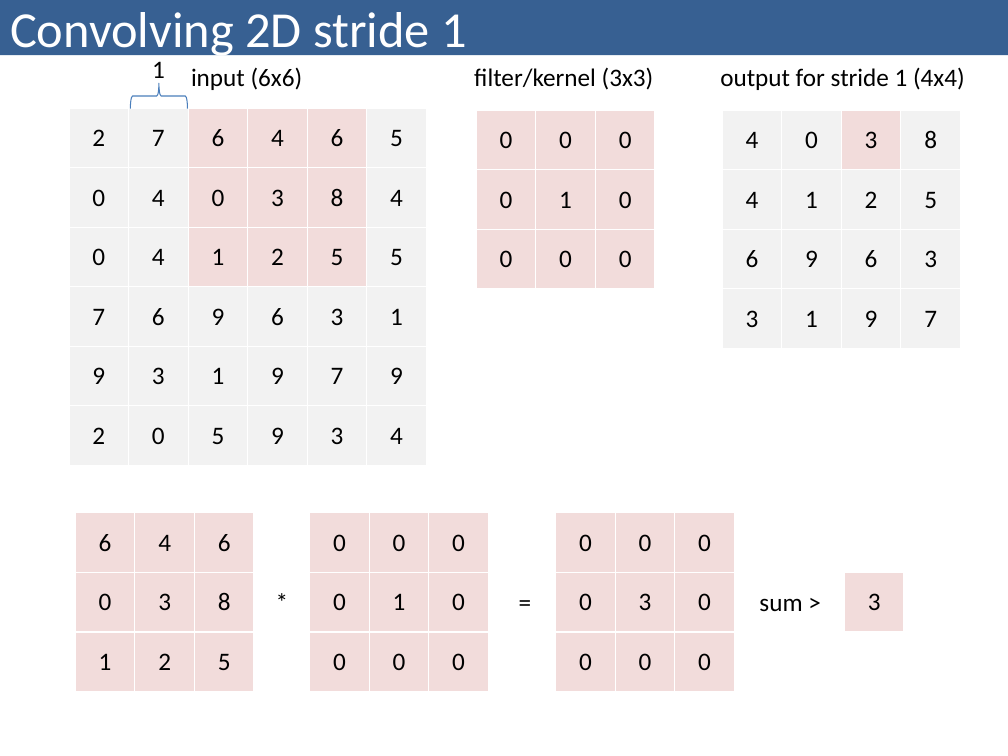
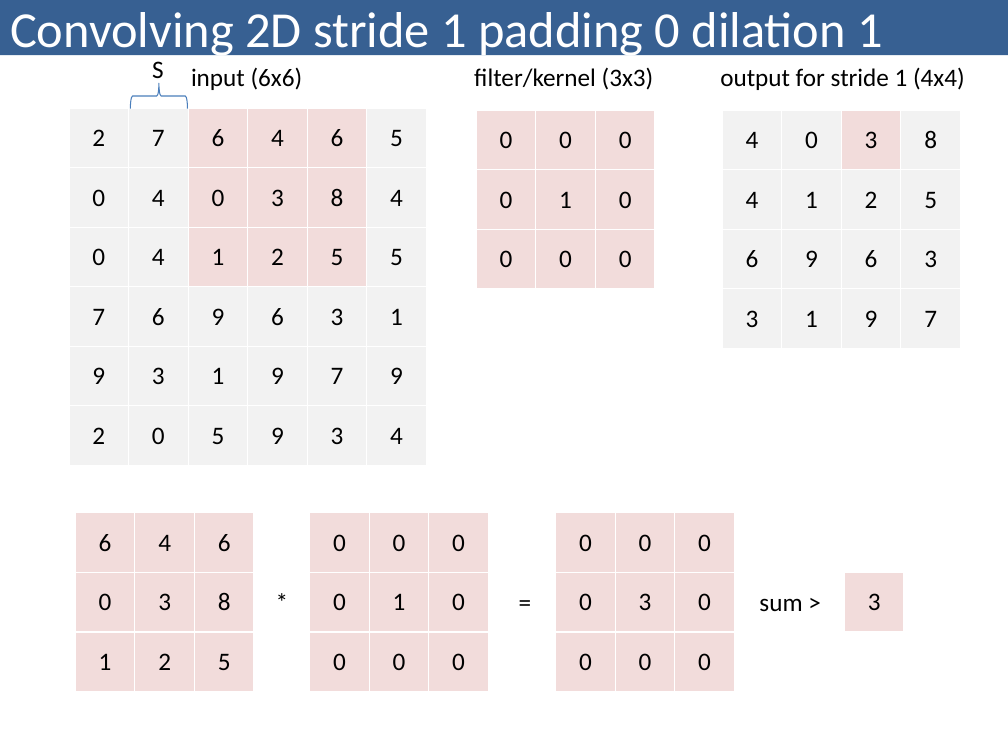
Before and after one commit to bzitko/nlp_repo, a slide deck: slide 11 of slides/nlp p03 feed forward networks/nlp p03.4 convolutional neural network.pptx (slide 5 before the commit). Drawn at 1008x756 pixels with LibreOffice and Linux fonts; fonts in the diff are those of the drawing. Boxes give left, top, right and bottom in pixels: in the first picture for what was removed or moved away, otherwise in the second. Text is boxed around its words. In the diff, an @@ line names an element or a change of style, - is before the commit and + after.

```diff
--- a/slides/nlp p03 feed forward networks/nlp p03.4 convolutional neural network.pptx
+++ b/slides/nlp p03 feed forward networks/nlp p03.4 convolutional neural network.pptx
@@ title at (10,12,883,59): text changed @@
-Convolving 2D stride 1
+Convolving 2D stride 1 padding 0 dilation 1
@@ text at (152,61,164,85): text changed @@
-1
+S
```
Also in this commit, not shown: 9 other slides changed, 14 slides added, 1 other file.
